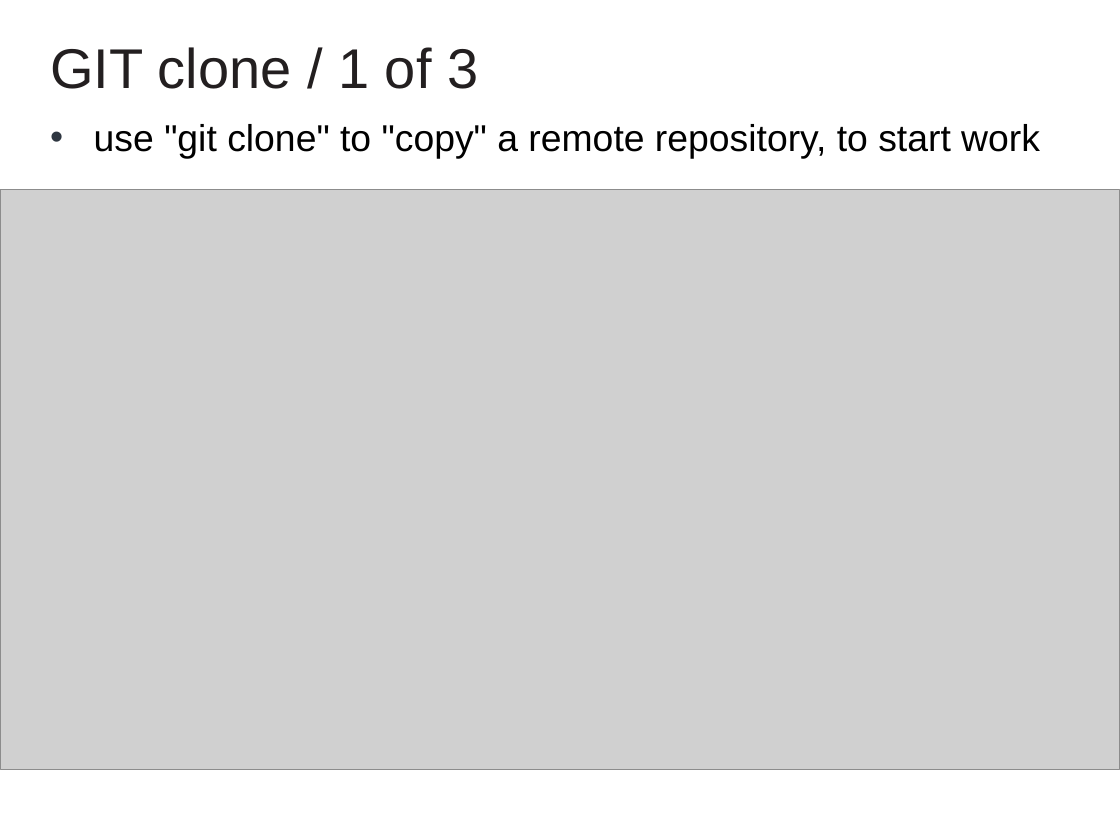
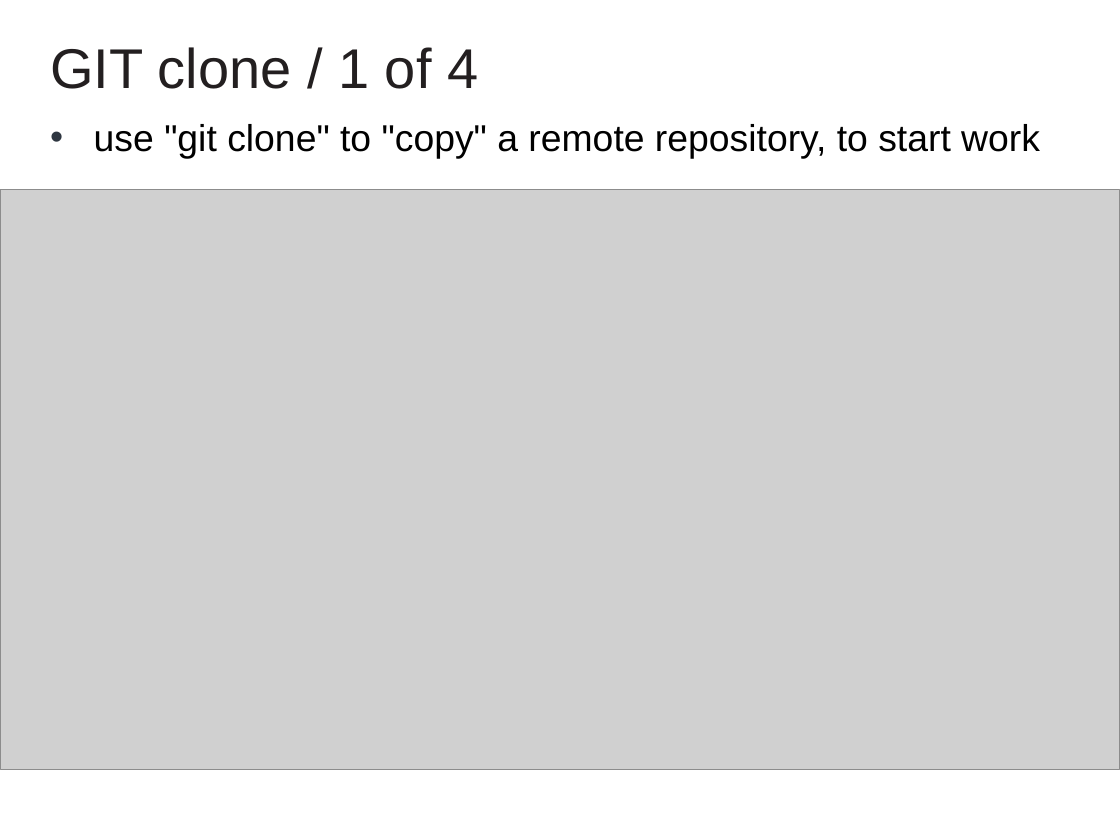
Before and after one commit to cvmocanu/git-presentation, a slide deck: slide 23 of GIT Presentation.pptx. Drawn at 1120x840 pixels with LibreOffice and Linux fonts; fonts in the diff are those of the drawing; grey boxes stand for pictures; background and template pictures are left out. Boxes give left, top, right and bottom in pixels: in the first picture for what was removed or moved away, otherwise in the second. Text is boxed around its words. In the diff, an @@ line names an element or a change of style, - is before the commit and + after.

```diff
--- a/GIT Presentation.pptx
+++ b/GIT Presentation.pptx
@@ text at <box>50,47,478,89</box>: text changed @@
-GIT clone / 1 of 3
+GIT clone / 1 of 4
```
Also in this commit, not shown: 2 other slides changed, 14 slides added, 5 slides removed, 29 other files.
